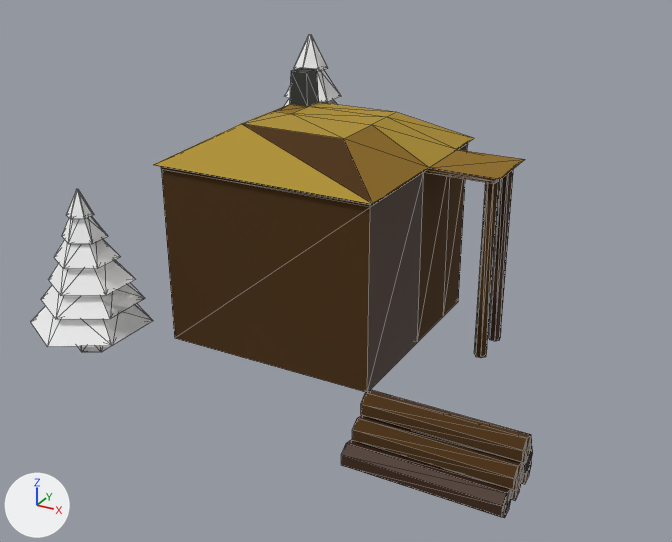
The glTF model models/lumber2.glb, before and after one commit.
Before and after are seen from a 50 mm lens placed at (14.2, -28.0, 15.5), pointed at (-0.3, -1.6, 2.3). Lighting does not change. The marker at lower left points along +X, +Y and +Z. Mesh edges are drawn as thin lines. Where no turn or scale is listed for an object, it has been applied to the vertices. Vertices at the same position are counted once.
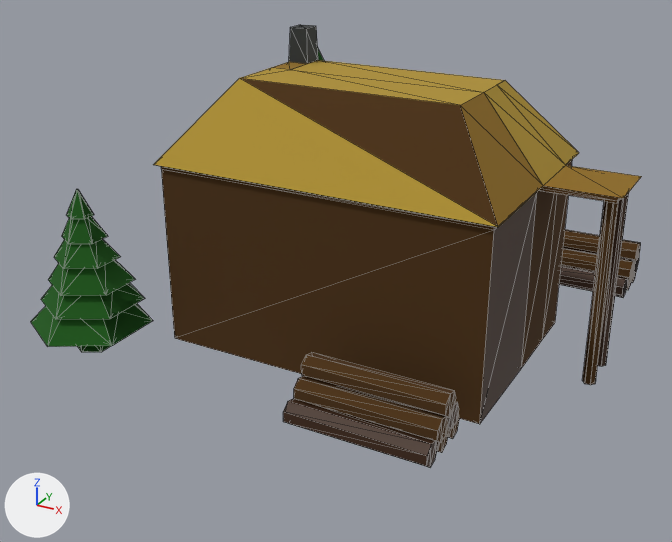
Where the newer file only moved an object's origin or applied its transform, the numbers keep the older frame.

Edits to the bpy script that builds the scene:
```text
Add mat_material_015:
    mat_material_015 = principled_material('Material.015')
    mat_material_015.base_color = (0.00754, 0.0959, 0.00465)  # dark green #15570f
    mat_material_015.roughness = 1.0
Change me_cylinder_001:
    used by ob_cylinder; location = (0.0, 0.0, 0.0)
    remove me_cylinder_001.from_pydata(...)  # 358 vertices, 801 faces; spans x -8.9..8.8, y -9.1..9.1, z -0.1..9.0
    add me_cylinder_001.from_pydata(...)  # 468 vertices, 982 faces; spans x -8.9..9.1, y -8.9..9.1, z -0.1..10.3
    me_cylinder_001 part 1: the loose piece of 14 vertices spanning x 4.0..8.6, y -8.3..-7.6, z 0.1..0.9 is moved by (-2.5, 0.3, 0.0), in mat_wood2_007 (brown #3f240f)
    me_cylinder_001 part 2: the loose piece of 14 vertices spanning x 4.1..8.7, y -7.9..-7.1, z 0.7..1.4 is moved by (-2.5, 1.1, 0.0)
    me_cylinder_001 part 3: the loose piece of 14 vertices spanning x 4.6..5.1, y 0.5..1.0, z -0.1..6.3 is moved by (3.8, 0.0, 0.0)
    me_cylinder_001 part 4: the loose piece of 14 vertices spanning x 4.0..8.6, y -7.5..-6.8, z 0.1..0.9 is moved by (-0.4, 13.2, 0.0), in mat_wood2_007 (brown #3f240f)
    me_cylinder_001 part 5: the loose piece of 14 vertices spanning x 4.1..8.7, y -8.7..-7.9, z 0.7..1.4 is moved by (-0.4, 15.6, 0.0), in mat_wood2_007 (brown #3f240f)
    me_cylinder_001 part 6: the loose piece of 14 vertices spanning x 4.0..8.6, y -9.1..-8.4, z 0.1..0.9 is moved by (-2.5, 1.9, 0.0), in mat_material_008 (brown #4b2e03)
    me_cylinder_001 part 7: the loose piece of 14 vertices spanning x 4.1..8.8, y -8.3..-7.6, z 1.3..2.1 is moved by (-2.7, 1.9, -1.2)
    me_cylinder_001 part 8: a new loose piece, a 7-sided cylinder along x spanning x 1.53..6.15, y -7.6..-6.85, z 0.67..1.45, in mat_material_008 (brown #4b2e03)
    me_cylinder_001 part 9: a new loose piece, a 7-sided cylinder along x spanning x 1.59..6.22, y -7.23..-6.48, z 1.31..2.08, in mat_material_008 (brown #4b2e03)
    me_cylinder_001 part 10: the loose piece of 14 vertices spanning x 4.6..5.1, y -0.8..-0.4, z -0.1..6.3 is moved by (3.8, 0.0, 0.0)
    me_cylinder_001 part 11: a new loose piece, a 7-sided cylinder along x spanning x 3.64..8.26, y 6.15..6.9, z 0.67..1.45, in mat_material_008 (brown #4b2e03)
    me_cylinder_001 part 12: a new loose piece, a 7-sided cylinder along x spanning x 3.7..8.33, y 6.52..7.28, z 1.31..2.08, in mat_material_008 (brown #4b2e03)
    me_cylinder_001 part 13
    19 vertices are removed from x -3.0..5.3, y -1.2..2.6, z 6.3..8.8
    79 faces are deleted
    13 vertices in x 2.7..5.1, y -5.2..2.8, z 0.1..6.5 move by (3.8, 0.0, 0.0)
    5 vertices move from x -3.0..5.3, y -3.2..0.7, z 6.3..7.6 to x -3.0..9.1, y -3.2..0.7, z 6.3..9.1
    20 vertices are added at x -3.0..9.1, y -1.2..2.6, z 0.1..10.3
    5 new vertices lie (0.7, 0.0, 0.0) away from vertices in x -3.0, y -1.2..0.7, z 7.6..10.3
    2 new faces join them, mat_wood2_007 (brown #3f240f)
    35 new faces join them, mat_material_008 (brown #4b2e03)
    15 new faces join them, mat_stitch_007 (yellow #af9030)
    10 new faces join them, mat_stone_007 (black #2d3130)
    8 new faces join them, mat_stitch2_003 (yellow #8f6c16)
    10 new faces join them, mat_material_015 (dark green #15570f)
    me_cylinder_001 part 14: 497 faces spanning x -8.9..-2.8, y -8.9..9.1, z 0.1..9.0 switch from mat_material_007 (white #ffffff) to mat_material_015 (dark green #15570f)
```

What differs and where, as boxes [x1, y1, x2, y2] in the pictures (672 x 542 px; the box of a moved part takes in the faces that stretch with it):
'Cylinder', reshaped (22% wider, 8% shorter)
    before: [31, 35, 533, 518]
    after: [31, 24, 642, 467]
part 1 of me_cylinder_001, moved or reshaped
    before: [511, 476, 522, 500]
    after: [283, 398, 438, 467]
part 2 of me_cylinder_001, moved or reshaped
    before: [522, 446, 533, 474]
    after: [447, 402, 459, 429]
part 3 of me_cylinder_001, moved or reshaped
    before: [488, 169, 514, 341]
    after: [598, 193, 629, 366]
part 4 of me_cylinder_001, moved or reshaped
    before: [521, 462, 532, 484]
    after: [559, 266, 628, 298]
part 5 of me_cylinder_001, moved or reshaped
    before: [352, 416, 523, 491]
    after: [633, 258, 639, 273]
part 6 of me_cylinder_001, moved or reshaped
    before: [341, 440, 512, 518]
    after: [437, 427, 449, 453]
part 7 of me_cylinder_001, moved or reshaped
    before: [361, 390, 532, 464]
    after: [448, 415, 459, 439]
part 8 of me_cylinder_001, added (brown)
    after: [294, 376, 448, 443]
part 9 of me_cylinder_001, added (brown)
    after: [302, 352, 456, 418]
part 10 of me_cylinder_001, moved or reshaped
    before: [474, 181, 499, 358]
    after: [582, 201, 619, 385]
part 11 of me_cylinder_001, added (brown)
    after: [561, 248, 635, 280]
part 12 of me_cylinder_001, added (brown)
    after: [563, 230, 641, 262]
part 13 of me_cylinder_001, moved or reshaped
    before: [113, 67, 525, 392]
    after: [113, 24, 642, 424]
part 14 of me_cylinder_001, recoloured (white to green)
    both: [31, 49, 324, 352]
